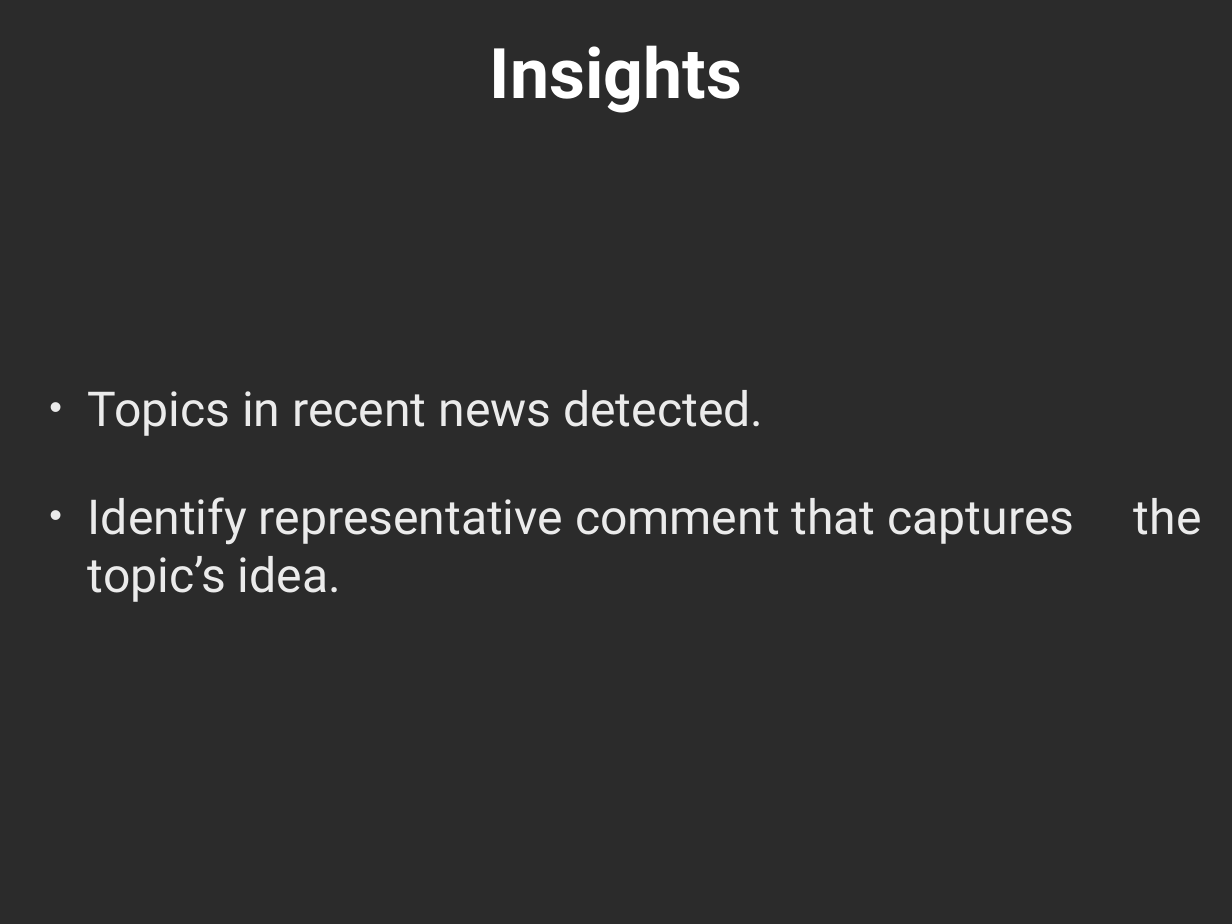
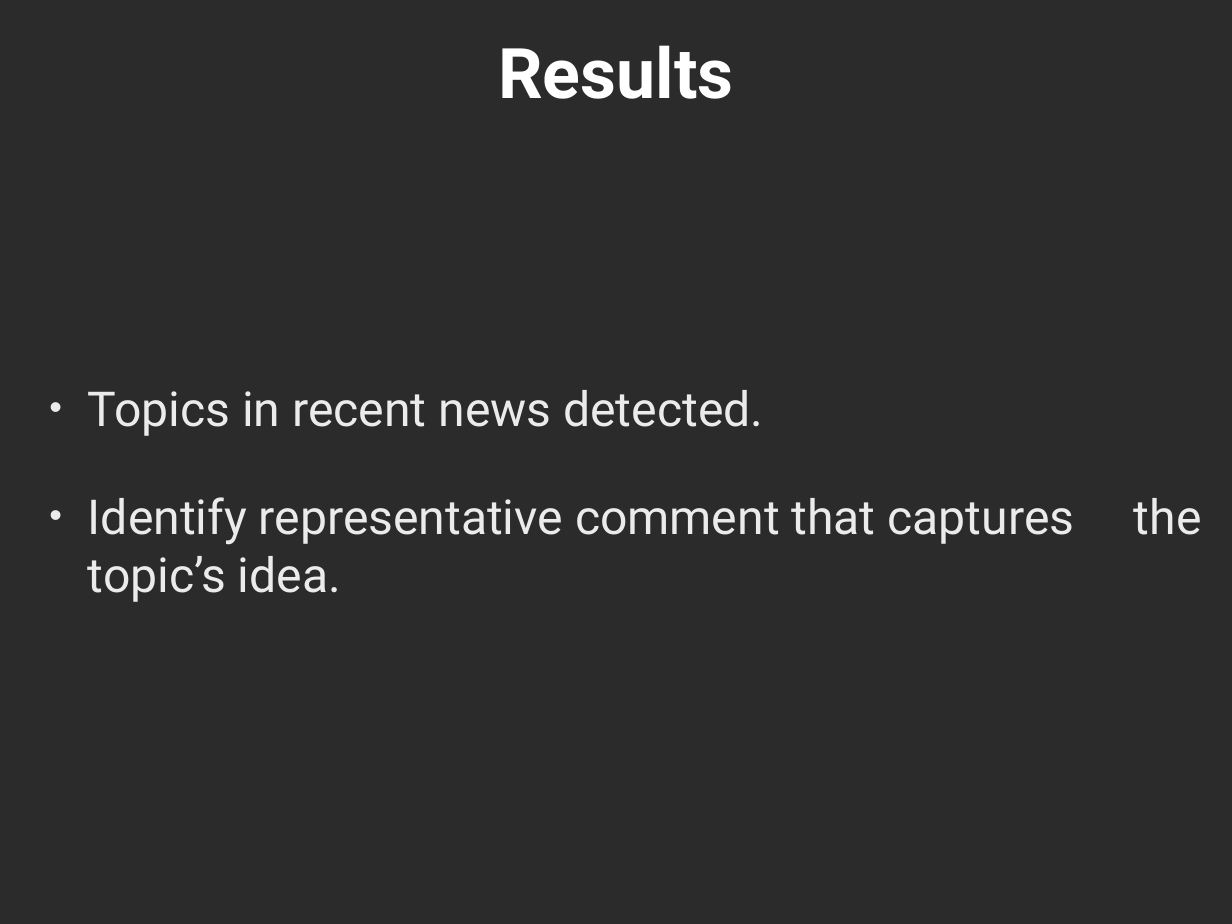
Before and after one commit to PeggyFan/Project, a slide deck: slide 10 of data/nyt_summarizer_10_09.pptx (slide 8 before the commit). Drawn at 1232x924 pixels with LibreOffice and Linux fonts; fonts in the diff are those of the drawing; background and template pictures are left out; a plain dark background stands for a picture behind light text. Boxes give left, top, right and bottom in pixels: in the first picture for what was removed or moved away, otherwise in the second. Text is boxed around its words. In the diff, an @@ line names an element or a change of style, - is before the commit and + after.

```diff
--- a/data/nyt_summarizer_10_09.pptx
+++ b/data/nyt_summarizer_10_09.pptx
@@ title at box(498, 45, 733, 99): text changed @@
-Insights
+Results
```
Also in this commit, not shown: 4 other slides changed, 3 slides added, 2 slides removed, 6 other files.
